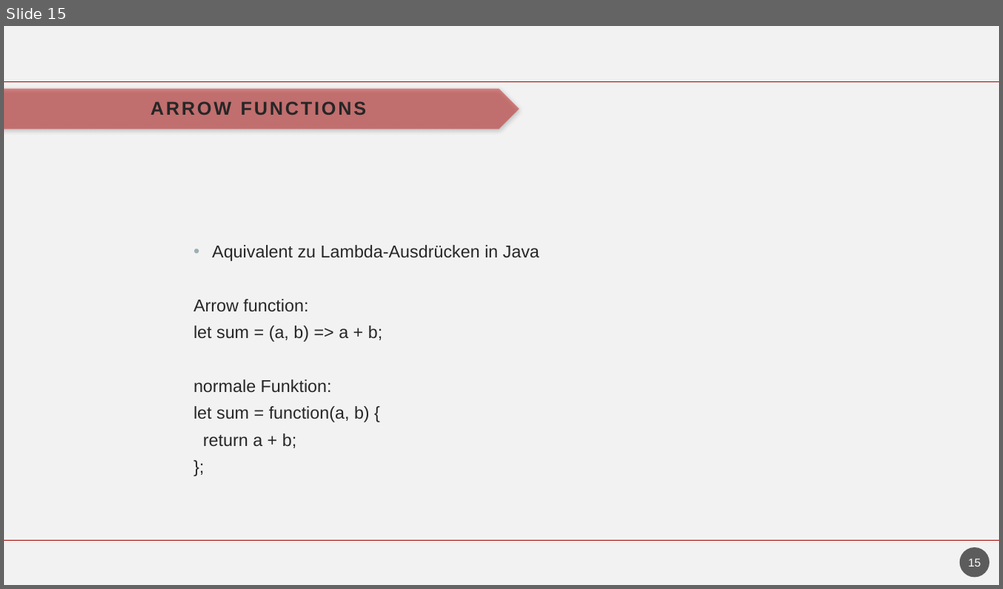
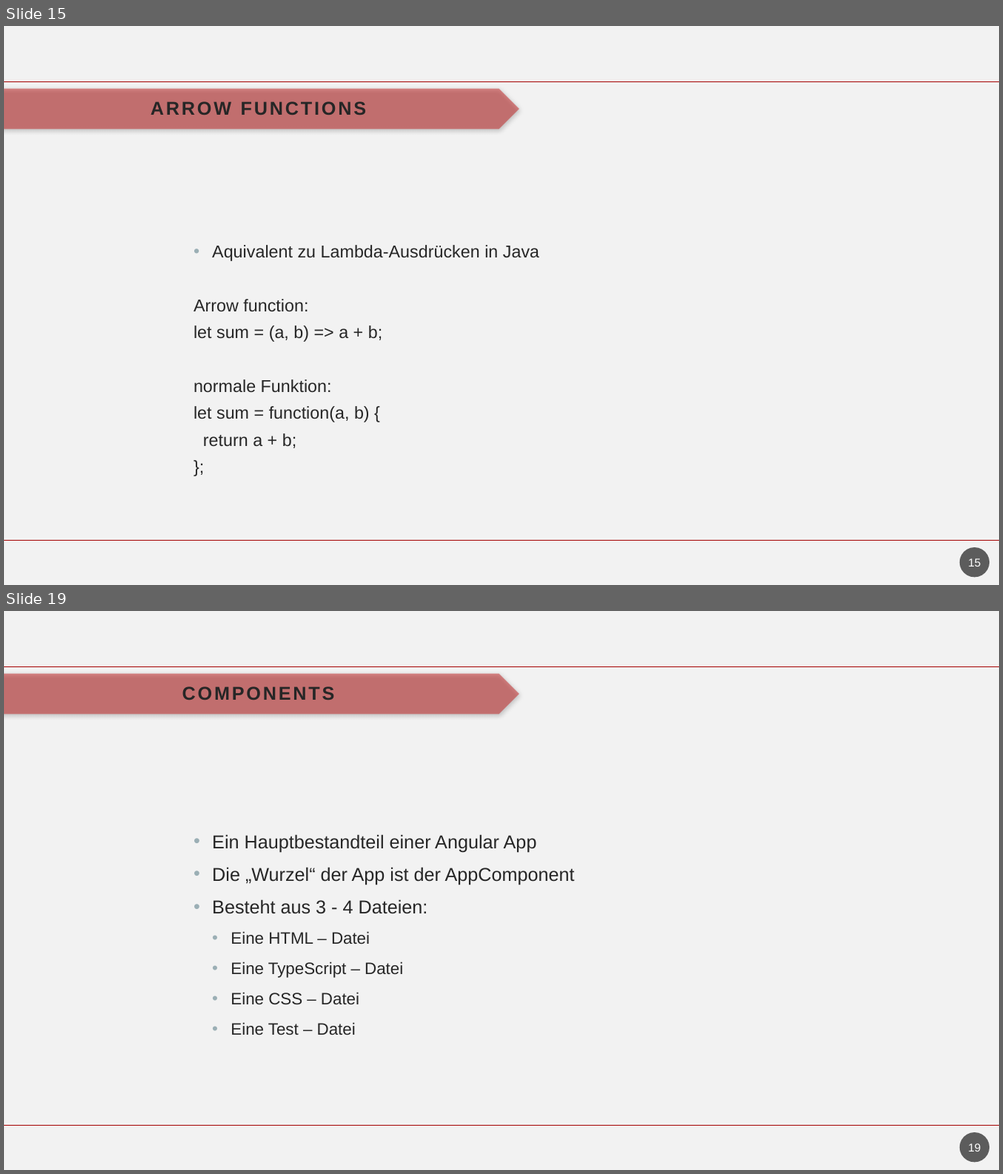
Before and after one commit to havrazO/Angular-Vortrag, a slide deck: vortrag/präsentation/entwurf/angular.pptm. Shown one above the other, each under a label of ours: slide 15 before the commit, slides 15 and 19 after it; the slides between them are not shown. The pictures are 1003x589 and 1003x1174 pixels, drawn with LibreOffice and Linux fonts; fonts in the diff are those of the drawing; background and template pictures are left out. Boxes give left, top, right and bottom in pixels: in the first picture for what was removed or moved away, otherwise in the second. Text is boxed around its words. In the diff, an @@ line names an element or a change of style, - is before the commit and + after.

```diff
--- a/vortrag/präsentation/entwurf/angular.pptm
+++ b/vortrag/präsentation/entwurf/angular.pptm
@@ slide 19 added at (4,611,999,1170), background #F2F2F2; not listed: 3 template elements that a slide beside it also shows @@
@@ title added at (182,686,335,700), 18 pt, text #262626, bold @@
+COMPONENTS
@@ text added at (212,834,575,1035), 18 pt, text #262626 @@
+• Ein Hauptbestandteil einer Angular App
+• Die „Wurzel“ der App ist der AppComponent
+• Besteht aus 3 - 4 Dateien:
+  • Eine HTML – Datei
+  • Eine TypeScript – Datei
+  • Eine CSS – Datei
+  • Eine Test – Datei
@@ page number added at (960,1133,990,1163), fill #1D1D1D at 70% opacity, 11 pt, text #FFFFFF @@
+19
```
Also in this commit, not shown: 1 slide changed, 9 other slides added, 3 other files.
